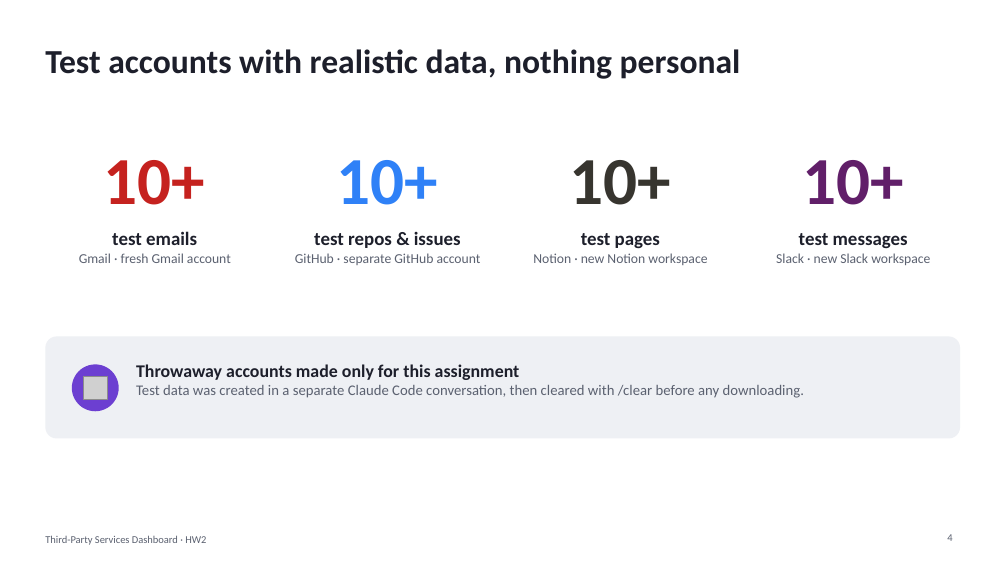
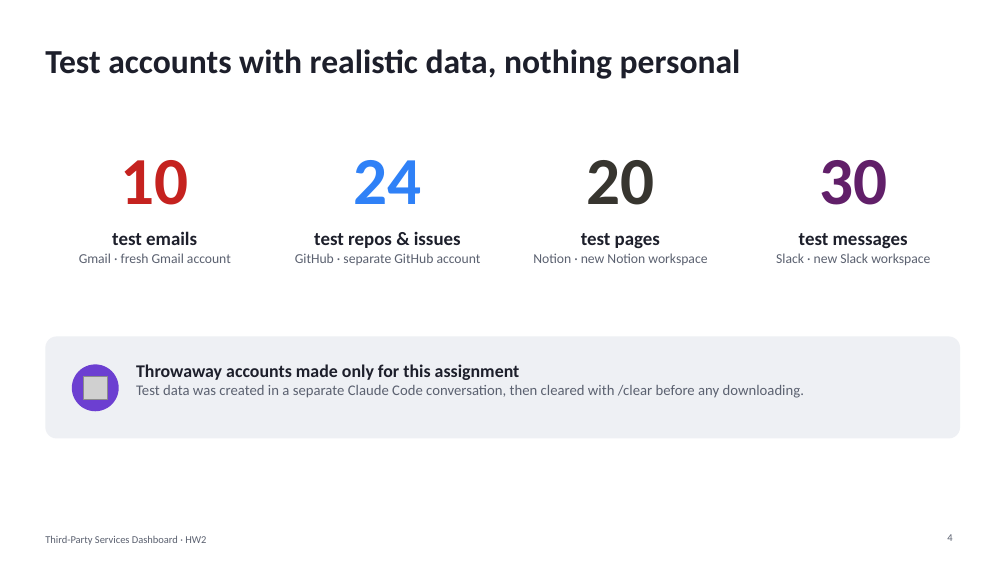
Before and after one commit to n30395974-hue/third-party-services-dashboard, a slide deck: slide 4 of presentation/HW2-presentation.pptx. Drawn at 1008x567 pixels with LibreOffice and Linux fonts; fonts in the diff are those of the drawing; grey boxes stand for pictures. Boxes give left, top, right and bottom in pixels: in the first picture for what was removed or moved away, otherwise in the second. Text is boxed around its words. In the diff, an @@ line names an element or a change of style, - is before the commit and + after.

Commit message:
Finish presentation

```diff
--- a/presentation/HW2-presentation.pptx
+++ b/presentation/HW2-presentation.pptx
@@ text at bbox=[121, 160, 189, 205]: text changed @@
-10+
+10
@@ text at bbox=[354, 160, 422, 204]: text changed @@
-10+
+24
@@ text at bbox=[586, 160, 654, 205]: text changed @@
-10+
+20
@@ text at bbox=[819, 160, 887, 205]: text changed @@
-10+
+30
```
